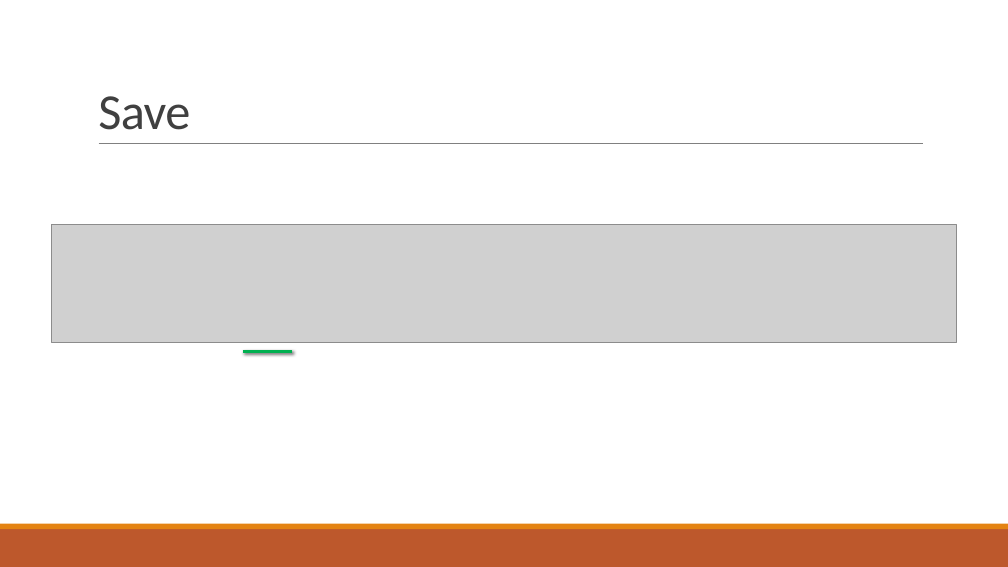
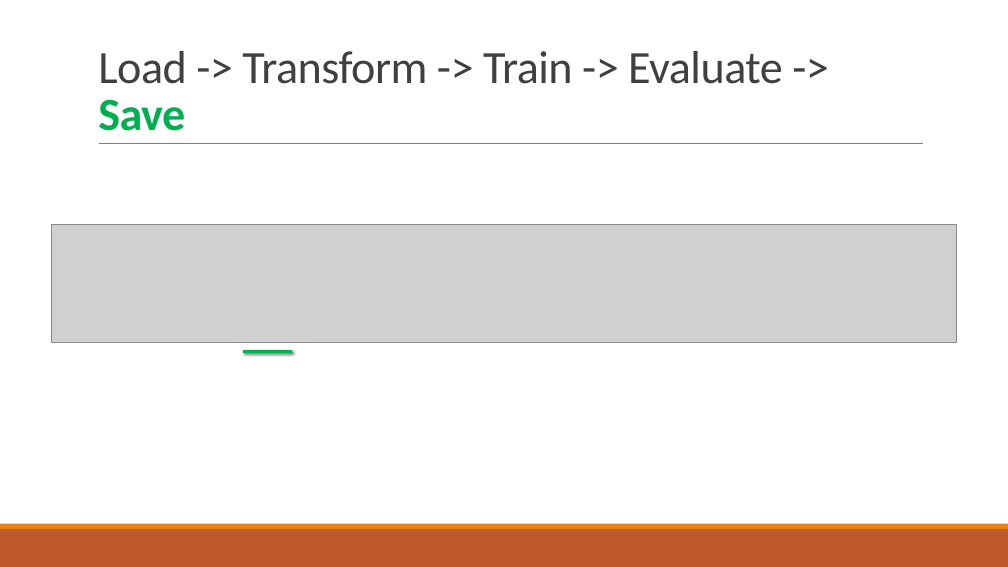
Before and after one commit to praveenraghuvanshi1512/AIML, a slide deck: slide 26 of Meetup_DotNet_10_Aug_2019/ML_Net_Praveen_Raghuvanshi_10_Aug_2019.pptx. Drawn at 1008x567 pixels with LibreOffice and Linux fonts; fonts in the diff are those of the drawing; grey boxes stand for pictures. Boxes give left, top, right and bottom in pixels: in the first picture for what was removed or moved away, otherwise in the second. Text is boxed around its words. In the diff, an @@ line names an element or a change of style, - is before the commit and + after.

```diff
--- a/Meetup_DotNet_10_Aug_2019/ML_Net_Praveen_Raghuvanshi_10_Aug_2019.pptx
+++ b/Meetup_DotNet_10_Aug_2019/ML_Net_Praveen_Raghuvanshi_10_Aug_2019.pptx
@@ title at (x1=98, y1=51, x2=783, y2=131): text changed; size 48 to 44 pt @@
-Save
+Load -> Transform -> Train -> Evaluate -> Save
```
Also in this commit, not shown: 4 other slides changed, 3 slides added, 2 slides removed.
